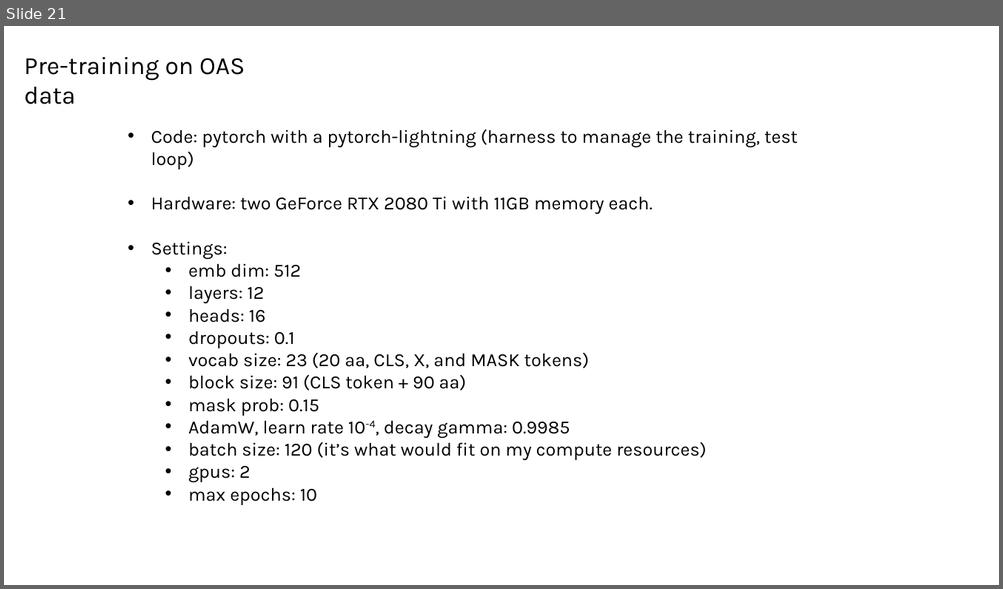
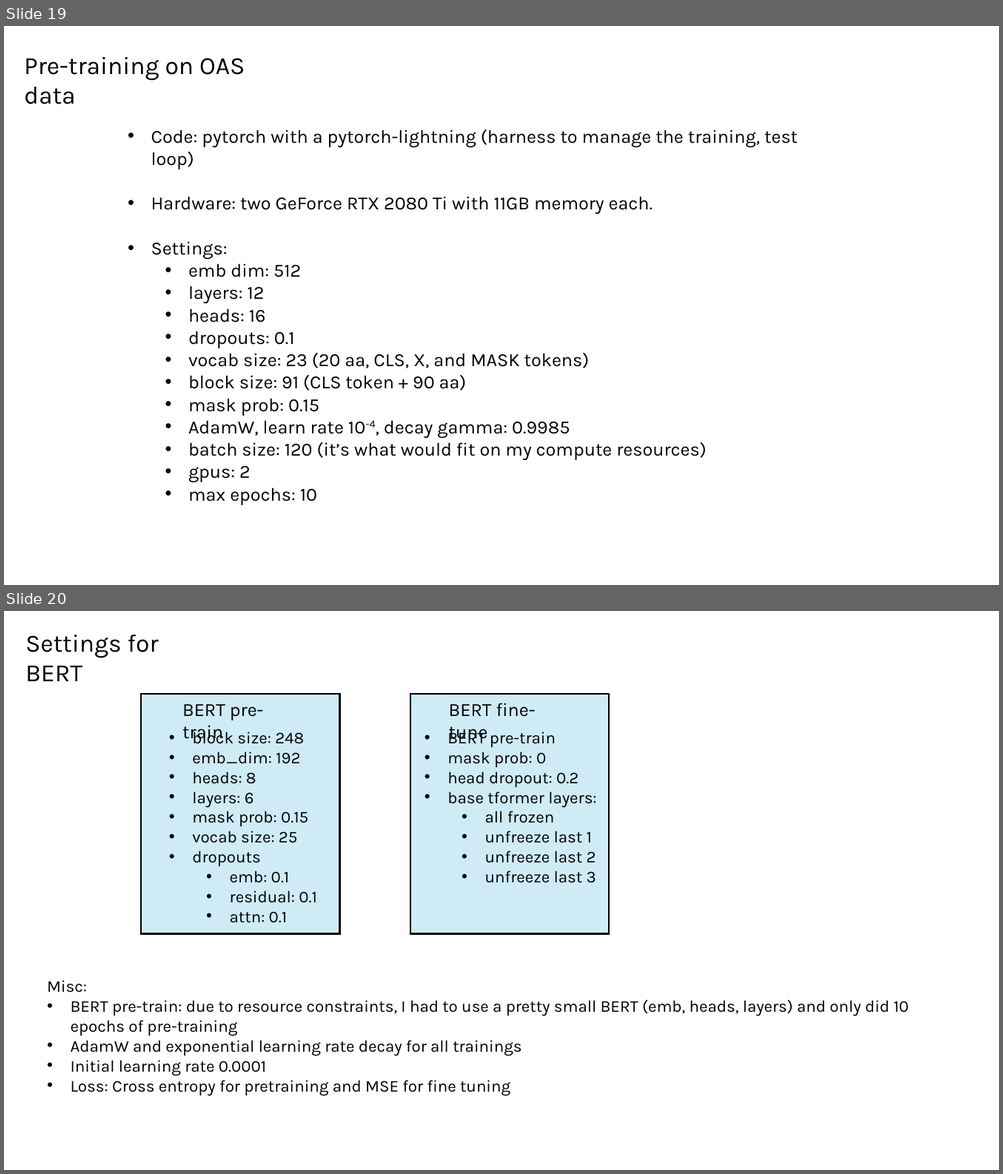
Before and after one commit to planaria158/BERT-antibody-antigen-binding-energy, a slide deck: Homework-aAlphaBio.pptx. Shown one above the other, each under a label of ours: slide 21 before the commit, slides 19 and 20 after it. The pictures are 1003x589 and 1003x1174 pixels, drawn with LibreOffice and Linux fonts; fonts in the diff are those of the drawing. Boxes give left, top, right and bottom in pixels: in the first picture for what was removed or moved away, otherwise in the second. Text is boxed around its words. In the diff, an @@ line names an element or a change of style, - is before the commit and + after.

```diff
--- a/Homework-aAlphaBio.pptx
+++ b/Homework-aAlphaBio.pptx
@@ slide 20 added at bbox=[4, 611, 999, 1170], background #FFFFFF @@
@@ text added at bbox=[25, 635, 159, 681], 24 pt, text #000000 @@
+Settings for BERT
@@ rectangle added at bbox=[142, 694, 340, 934], fill #0F9ED5 at 20% opacity, outline #000000 1.5 pt @@
@@ rectangle added at bbox=[410, 694, 609, 934], fill #0F9ED5 at 20% opacity, outline #000000 1.5 pt @@
@@ text added at bbox=[182, 704, 264, 743], 18 pt, text #000000 @@
+BERT pre-train
@@ text added at bbox=[449, 703, 535, 743], 18 pt, text #000000 @@
+BERT fine-tune
@@ text added at bbox=[192, 729, 317, 923], 16 pt, text #000000 @@
+• block size: 248
+• emb_dim: 192
+• heads: 8
+• layers: 6
+• mask prob: 0.15
+• vocab size: 25
+• dropouts
+  • emb: 0.1
+  • residual: 0.1
+  • attn: 0.1
@@ text added at bbox=[447, 732, 596, 883], 16 pt, text #000000 @@
+• BERT pre-train
+• mask prob: 0
+• head dropout: 0.2
+• base tformer layers:
+  • all frozen
+  • unfreeze last 1
+  • unfreeze last 2
+  • unfreeze last 3
@@ text added at bbox=[47, 980, 909, 1096], 16 pt, text #000000 @@
+Misc:
+• BERT pre-train: due to resource constraints, I had to use a pretty small BERT (emb, heads, layers) and only did 10 epochs of pre-training
+• AdamW and exponential learning rate decay for all trainings
+• Initial learning rate 0.0001
+• Loss: Cross entropy for pretraining and MSE for fine tuning
@@ what was slide 21 is now slide 19 @@
```
Also in this commit, not shown: 8 slides changed, 4 other slides added.
